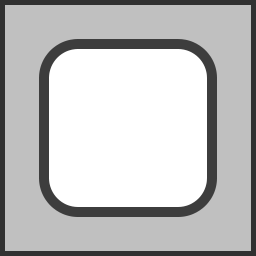
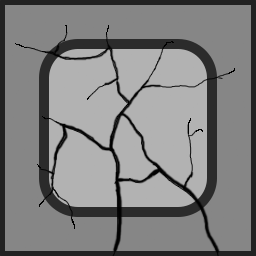
Layer changes from the first (256, 256) image to the second:
added group "02" with 2 layers above "01" over (x1=0, y1=0, x2=256, y2=256)
added layer "レイヤー 1" in group "02" over (x1=15, y1=25, x2=235, y2=256)
added layer "長方形 3" in group "02" over (x1=0, y1=0, x2=256, y2=256)
added group "01" with 1 layers above "長方形 1" over (x1=39, y1=39, x2=217, y2=217)
moved "長方形 2" into group "01" over (x1=39, y1=39, x2=217, y2=217)
